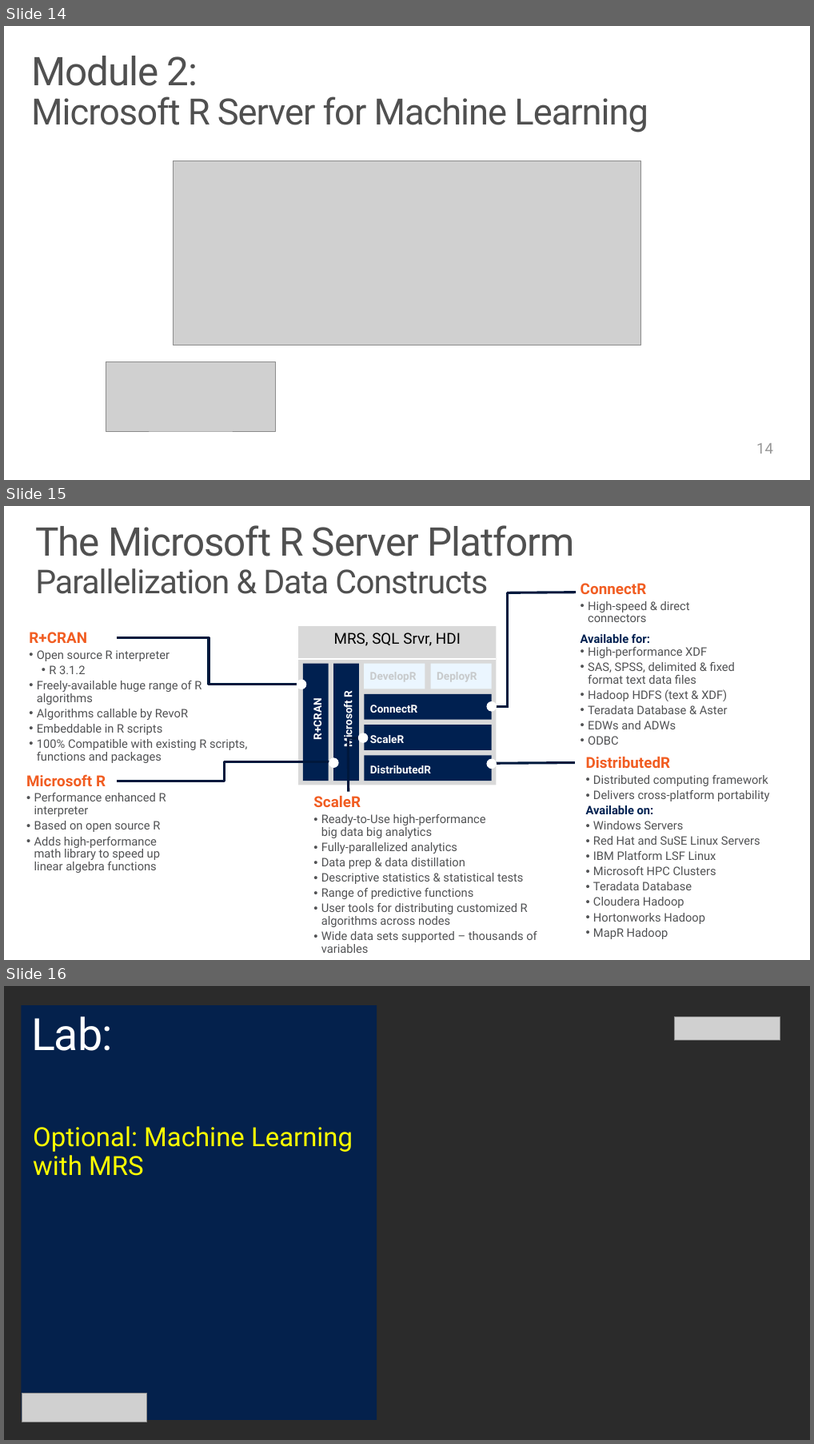
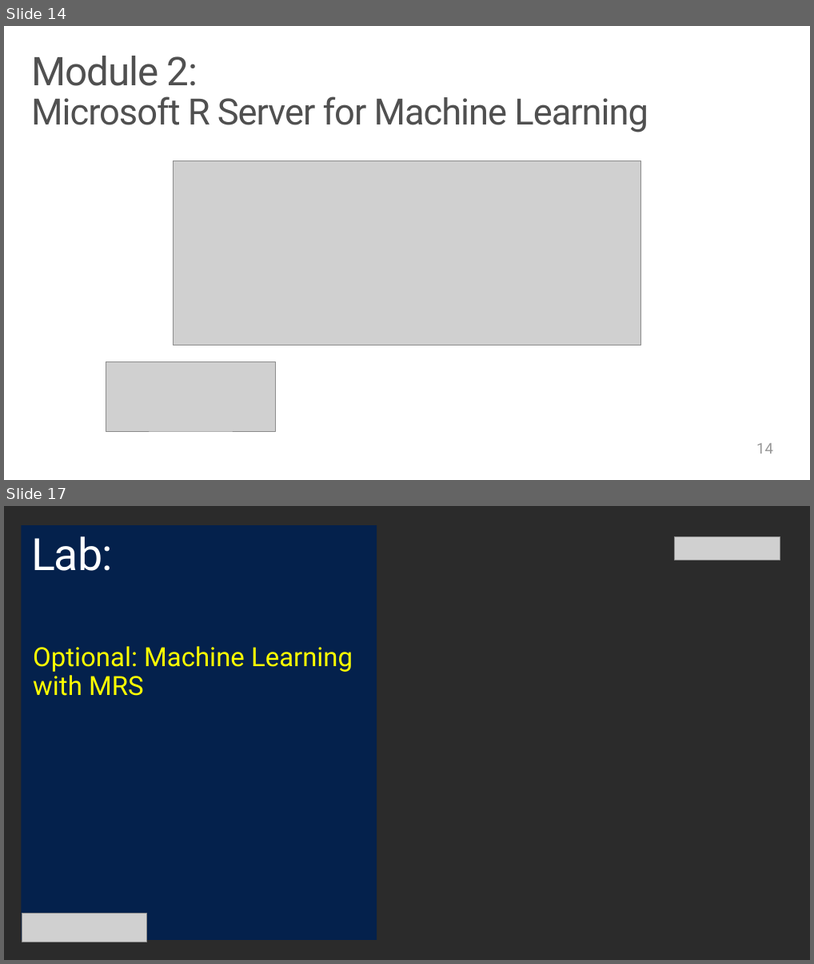
Before and after one commit to DebSarma/LearnAnalytics-CISFoundations, a slide deck: Instructor/CISW - Foundations Section 4.pptx. Shown one above the other, each under a label of ours: slides 14, 15 and 16 before the commit, slides 14 and 17 after it; the slides between them are not shown. The pictures are 814x1444 and 814x964 pixels, drawn with LibreOffice and Linux fonts; fonts in the diff are those of the drawing; grey boxes stand for pictures; background and template pictures are left out; a plain dark background stands for a picture behind light text. Boxes give left, top, right and bottom in pixels: in the first picture for what was removed or moved away, otherwise in the second. Text is boxed around its words. In the diff, an @@ line names an element or a change of style, - is before the commit and + after.

```diff
--- a/Instructor/CISW - Foundations Section 4.pptx
+++ b/Instructor/CISW - Foundations Section 4.pptx
@@ slide 15 removed at [4, 506, 810, 960], background #FFFFFF @@
@@ title removed at [35, 525, 574, 594] @@
-The Microsoft R Server Platform
-Parallelization & Data Constructs
@@ line removed from (507, 592) to (507, 708) @@
@@ line removed from (507, 592) to (576, 592) @@
@@ text removed at [581, 601, 735, 744] @@
-ConnectR
-  • High-speed & direct connectors
-  Available for:
-  • High-performance XDF
-  • SAS, SPSS, delimited & fixed format text data files
-  • Hadoop HDFS (text & XDF)
-  • Teradata Database & Aster
-  • EDWs and ADWs
-  • ODBC
@@ text removed at [29, 632, 247, 763] @@
-R+CRAN
-  • Open source R interpreter
-    • R 3.1.2
-  • Freely-available huge range of R algorithms
-  • Algorithms callable by RevoR
-  • Embeddable in R scripts
-  • 100% Compatible with existing R scripts, functions and packages
@@ elbow line removed from (118, 638) to (301, 684) @@
@@ rectangle removed at [298, 626, 497, 784] @@
-MRS, SQL Srvr, HDI
@@ line removed from (298, 659) to (496, 659) @@
@@ rectangle removed at [303, 663, 329, 780] @@
-R+CRAN
@@ rectangle removed at [334, 663, 359, 780] @@
-Microsoft R
@@ rectangle removed at [364, 663, 425, 688] @@
-DevelopR
@@ rectangle removed at [431, 663, 492, 688] @@
-DeployR
@@ ellipse removed at [297, 680, 306, 689] @@
@@ rectangle removed at [365, 694, 492, 720] @@
-ConnectR
@@ ellipse removed at [487, 702, 497, 711] @@
@@ arrow removed from (508, 707) to (491, 707) @@
@@ line removed from (349, 738) to (349, 792) @@
@@ arrow removed from (349, 738) to (363, 738) @@
@@ ellipse removed at [358, 733, 368, 743] @@
@@ rectangle removed at [365, 724, 492, 750] @@
-ScaleR
@@ elbow line removed from (118, 780) to (333, 761) @@
@@ ellipse removed at [329, 758, 338, 768] @@
@@ rectangle removed at [365, 755, 492, 780] @@
-DistributedR
@@ ellipse removed at [487, 759, 497, 768] @@
@@ arrow removed from (575, 762) to (492, 763) @@
@@ text removed at [586, 756, 770, 939] @@
-DistributedR
-  • Distributed computing framework
-  • Delivers cross-platform portability
-  Available on:
-  • Windows Servers
-  • Red Hat and SuSE Linux Servers
-  • IBM Platform LSF Linux
-  • Microsoft HPC Clusters
-  • Teradata Database
-  • Cloudera Hadoop
-  • Hortonworks Hadoop
-  • MapR Hadoop
@@ text removed at [26, 774, 166, 872] @@
-Microsoft R
-  • Performance enhanced R interpreter
-  • Based on open source R
-  • Adds high-performance math library to speed up linear algebra functions
@@ text removed at [314, 796, 537, 952] @@
-ScaleR
-  • Ready-to-Use high-performance
-    big data big analytics
-  • Fully-parallelized analytics
-  • Data prep & data distillation
-  • Descriptive statistics & statistical tests
-  • Range of predictive functions
-  • User tools for distributing customized R algorithms across nodes
-  • Wide data sets supported – thousands of variables
@@ what was slide 16 is now slide 17 @@
```
Also in this commit, not shown: 2 slides added, 8 other files.
